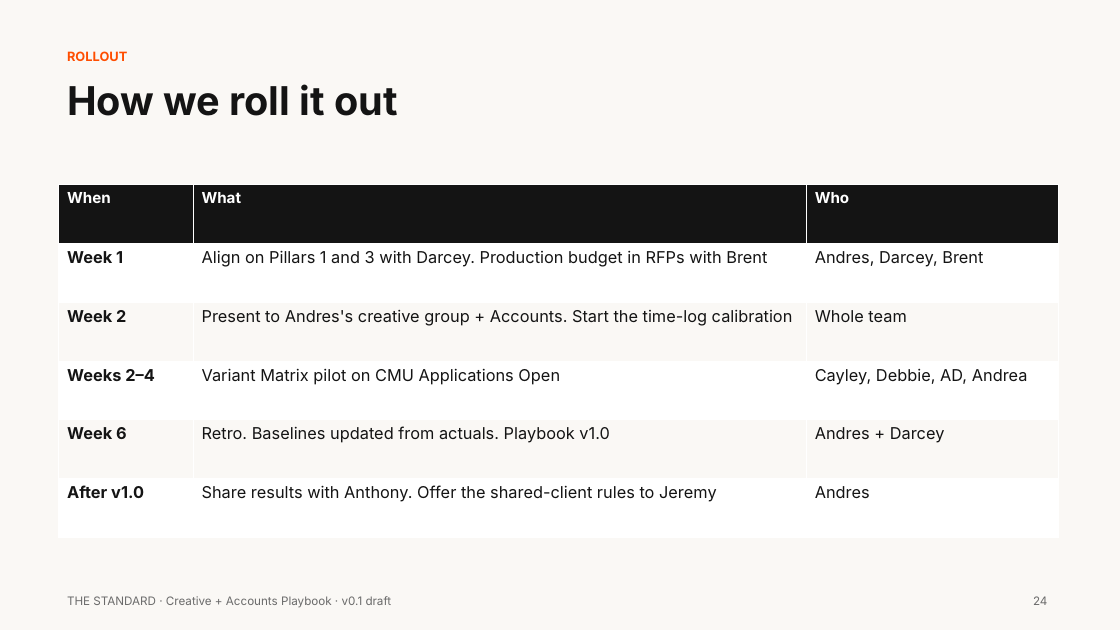
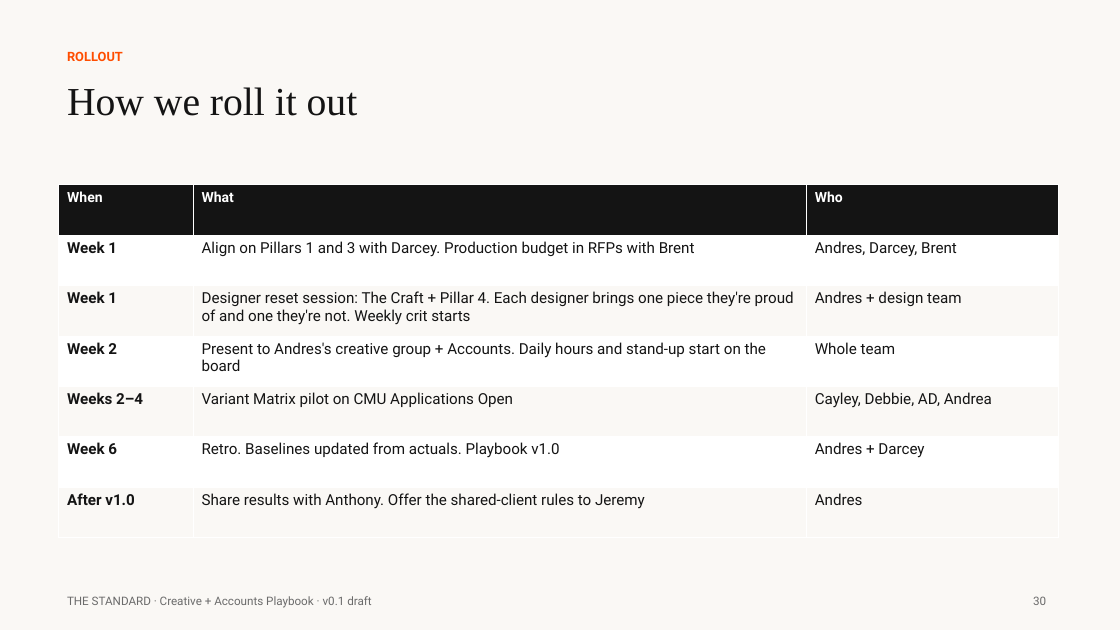
Before and after one commit to ThinkFabianCreative/CreativeEngine, a slide deck: slide 30 of agency-ops/The_Standard_v0.1.pptx (slide 24 before the commit). Drawn at 1120x630 pixels with LibreOffice and Linux fonts; fonts in the diff are those of the drawing. Boxes give left, top, right and bottom in pixels: in the first picture for what was removed or moved away, otherwise in the second. Text is boxed around its words. In the diff, an @@ line names an element or a change of style, - is before the commit and + after.

```diff
--- a/agency-ops/The_Standard_v0.1.pptx
+++ b/agency-ops/The_Standard_v0.1.pptx
@@ text "ROLLOUT" at [67, 51, 123, 61]: font Inter to Roboto @@
@@ text "How we roll it out" at [67, 87, 358, 116]: font Inter to Times New Roman, bold off @@
@@ table at [59, 185, 1059, 538] @@
-row 3: Week 2 | Present to Andres's creative group + Accounts. Start the time-log calibration | Whole team
+row 3: Week 1 | Designer reset session: The Craft + Pillar 4. Each designer brings one piece they're proud of and one they're not. Weekly crit starts | Andres + design team
+row 4: Week 2 | Present to Andres's creative group + Accounts. Daily hours and stand-up start on the board | Whole team
@@ text "THE STANDARD · Creative + ..." at [67, 596, 371, 608]: font Inter to Roboto @@
@@ text at [1033, 596, 1046, 605]: text changed; font Inter to Roboto @@
-24
+30
```
Also in this commit, not shown: 23 other slides changed, 9 slides added, 1 slide removed, 7 other files.
